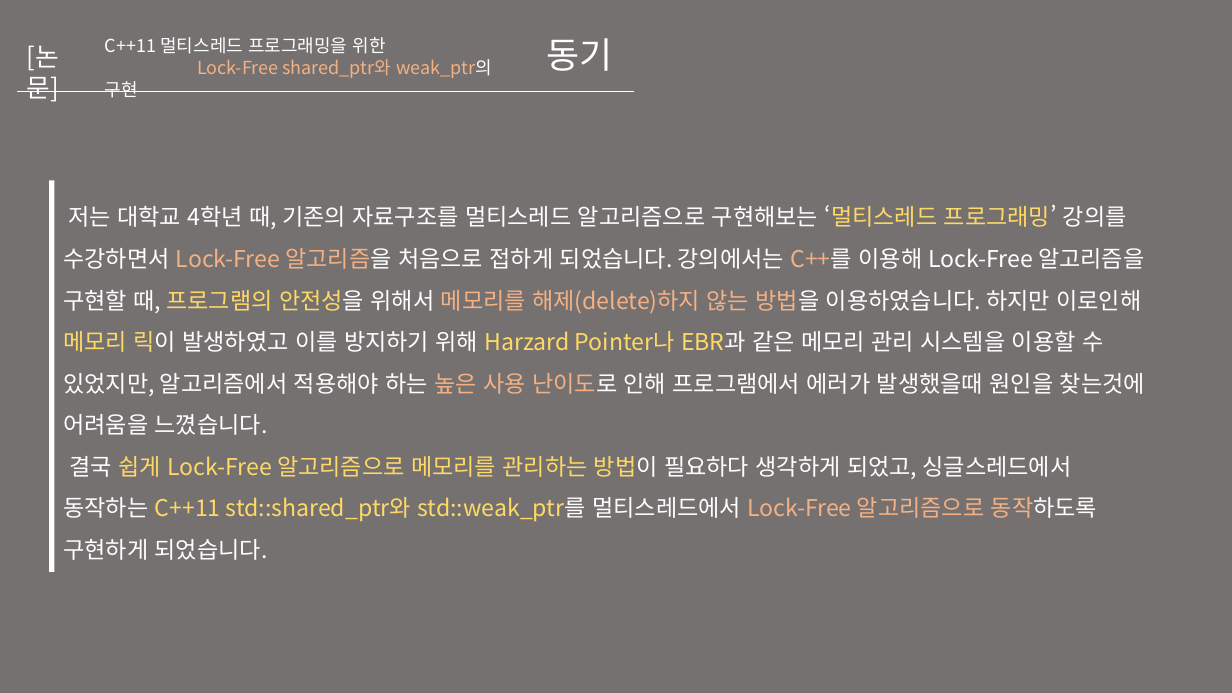
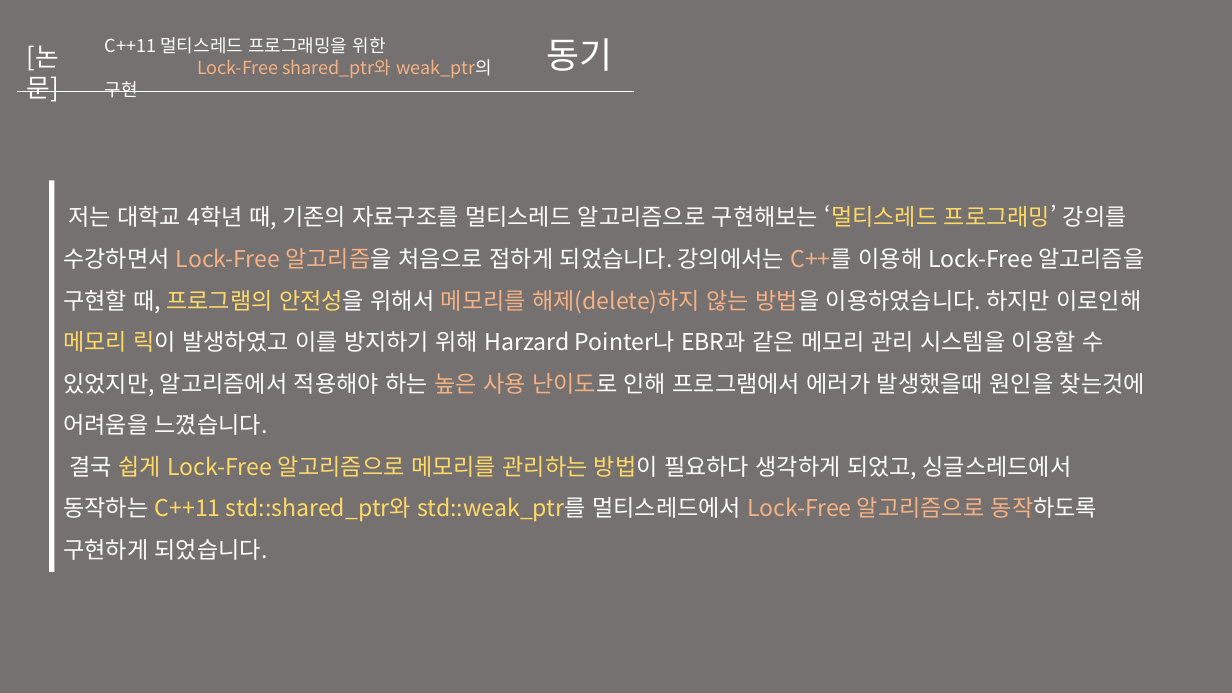
Before and after one commit to KU-t/1920-thesis, a slide deck: slide 4 of 취업지도/포트폴리오/포트폴리오 ver.12.pptx. Drawn at 1232x693 pixels with LibreOffice and Linux fonts; fonts in the diff are those of the drawing. Boxes give left, top, right and bottom in pixels: in the first picture for what was removed or moved away, otherwise in the second. Text is boxed around its words. In the diff, an @@ line names an element or a change of style, - is before the commit and + after.

```diff
--- a/취업지도/포트폴리오/포트폴리오 ver.12.pptx
+++ b/취업지도/포트폴리오/포트폴리오 ver.12.pptx
@@ text at <box>63,205,1145,435</box>: text colour #FFD966 to #FFFFFF in "Harzard Pointer나 EBR과" @@
```
Also in this commit, not shown: 17 other slides changed, 6 slides added.
